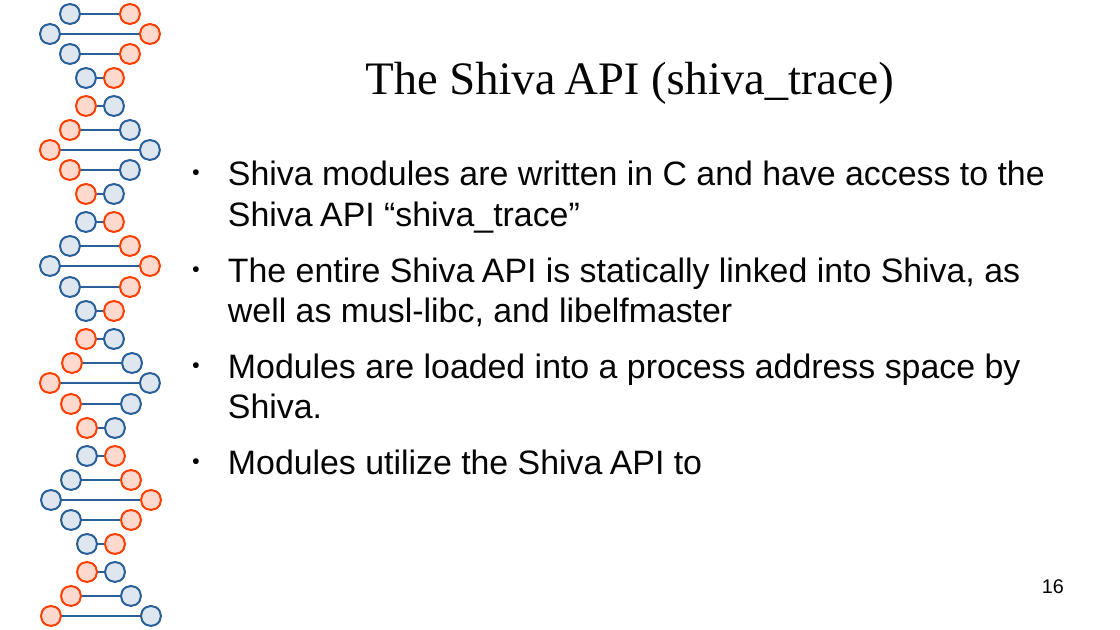
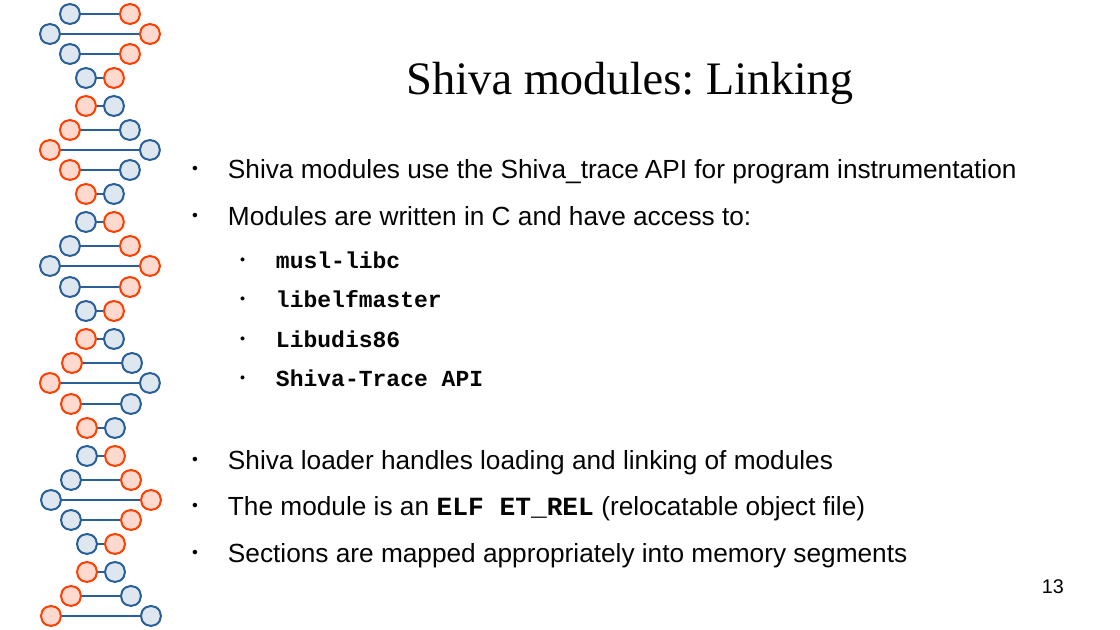
Before and after one commit to advanced-microcode-patching/shiva, a slide deck: slide 13 of presentation/shiva_runtime.odp (slide 16 before the commit). Drawn at 1120x630 pixels with LibreOffice and Linux fonts; fonts in the diff are those of the drawing. Boxes give left, top, right and bottom in pixels: in the first picture for what was removed or moved away, otherwise in the second. Text is boxed around its words. In the diff, an @@ line names an element or a change of style, - is before the commit and + after.

```diff
--- a/presentation/shiva_runtime.odp
+++ b/presentation/shiva_runtime.odp
@@ title at [406, 61, 853, 104]: text changed @@
-The Shiva API (shiva_trace)
+Shiva modules: Linking
@@ text at [228, 159, 1016, 567]: text changed; size 24 to 18.6 pt @@
-● Shiva modules are written in C and have access to the Shiva API “shiva_trace”
-● The entire Shiva API is statically linked into Shiva, as well as musl-libc, and libelfmaster
-● Modules are loaded into a process address space by Shiva.
-● Modules utilize the Shiva API to
+● Shiva modules use the Shiva_trace API for program instrumentation
+● Modules are written in C and have access to:
+  ● musl-libc
+  ● libelfmaster
+  ● Libudis86
+  ● Shiva-Trace API
+● Shiva loader handles loading and linking of modules
+● The module is an ELF ET_REL (relocatable object file)
+● Sections are mapped appropriately into memory segments
@@ page number at [1042, 579, 1064, 594]: text changed @@
-16
+13
```
Also in this commit, not shown: 8 other slides changed, 27 slides added, 1 slide removed, 12 other files.
